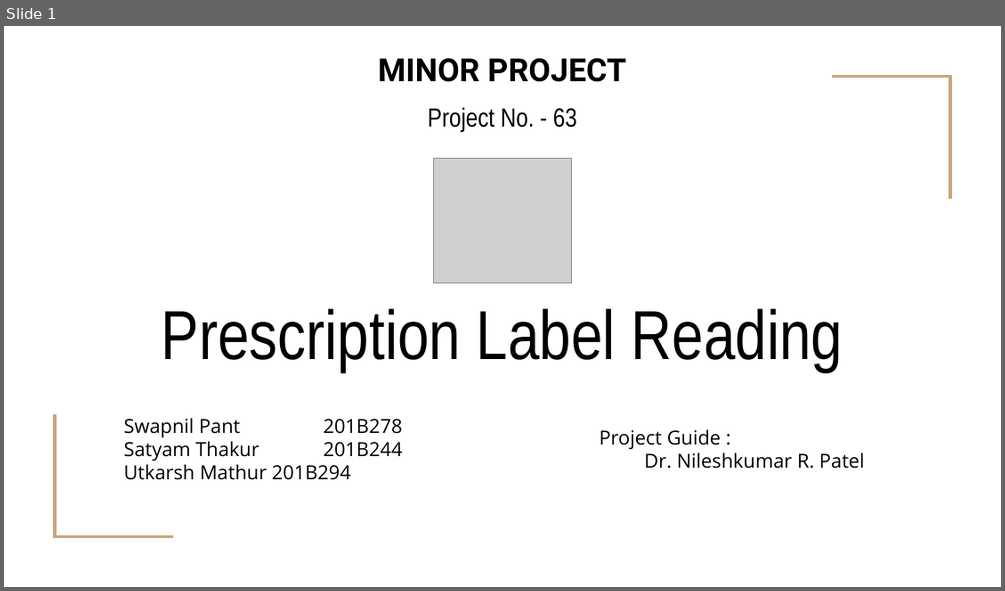
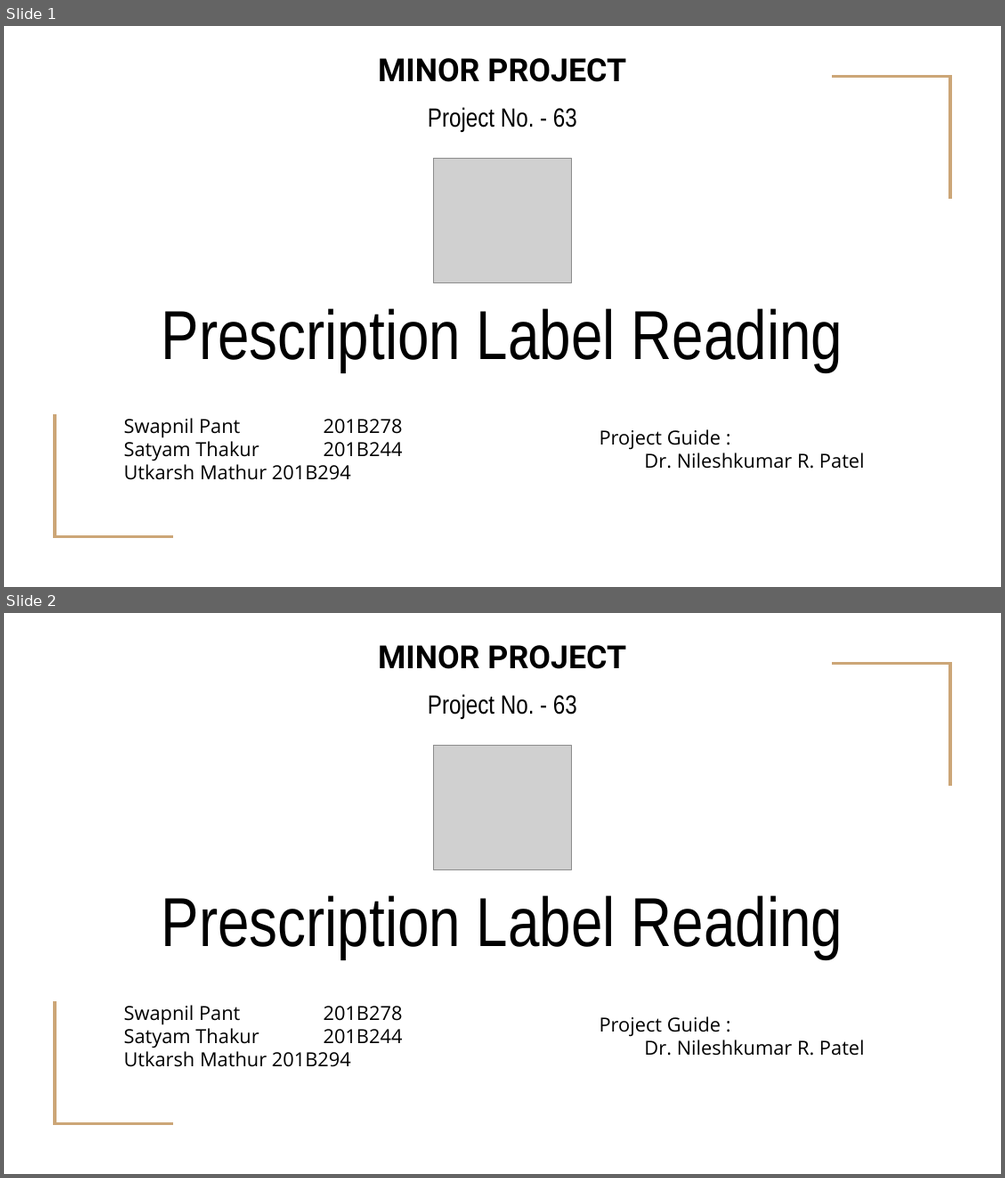
Before and after one commit to MathurUtkarsh/Prescription-Label-Reading, a slide deck: Presentations/Evaluation P2.pptx. Shown one above the other, each under a label of ours: slide 1 before the commit, slides 1 and 2 after it. The pictures are 1005x591 and 1005x1178 pixels, drawn with LibreOffice and Linux fonts; fonts in the diff are those of the drawing; grey boxes stand for pictures. Boxes give left, top, right and bottom in pixels: in the first picture for what was removed or moved away, otherwise in the second. Text is boxed around its words. In the diff, an @@ line names an element or a change of style, - is before the commit and + after.

```diff
--- a/Presentations/Evaluation P2.pptx
+++ b/Presentations/Evaluation P2.pptx
@@ slide 2 added at (x1=4, y1=613, x2=1001, y2=1174), background #FFFFFF; not listed: 2 template elements that a slide beside it also shows @@
@@ text added at (x1=378, y1=645, x2=626, y2=669), 23 pt, text #000000, bold @@
+MINOR PROJECT
@@ text added at (x1=428, y1=694, x2=577, y2=718), 19 pt, text #000000 @@
+Project No. - 63
@@ picture added at (x1=434, y1=746, x2=571, y2=869) @@
@@ title added at (x1=162, y1=895, x2=842, y2=959), 50 pt, text #000000 @@
+Prescription Label Reading
@@ text added at (x1=124, y1=1005, x2=403, y2=1067), 14 pt, text #000000 @@
+Swapnil Pant 201B278
+Satyam Thakur 201B244
+Utkarsh Mathur 201B294
@@ text added at (x1=599, y1=1016, x2=865, y2=1055), 14 pt, text #000000 @@
+Project Guide :
+Dr. Nileshkumar R. Patel
```
Also in this commit, not shown: 6 slides changed, 6 other slides added, 5 slides removed.
